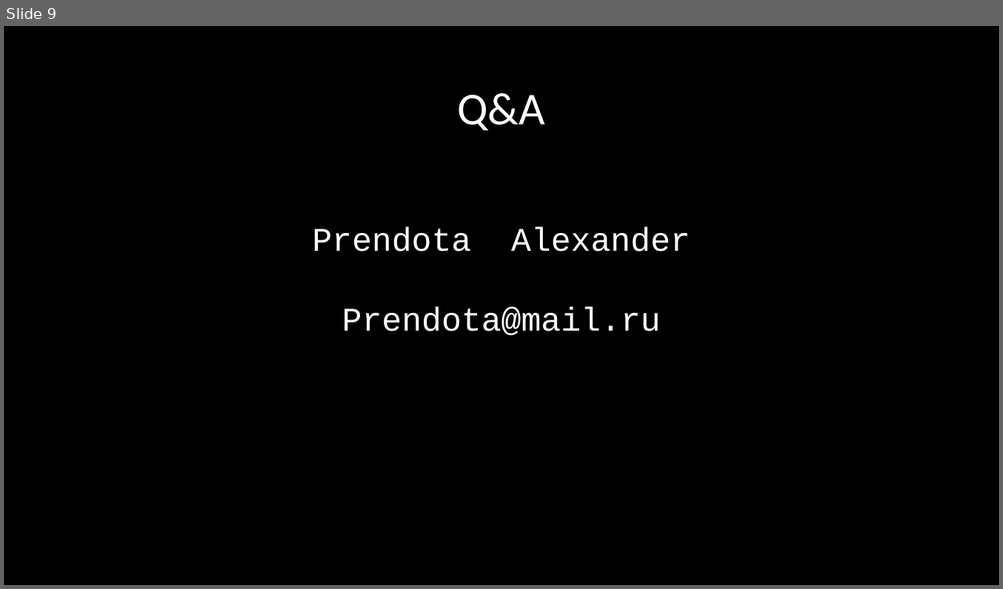
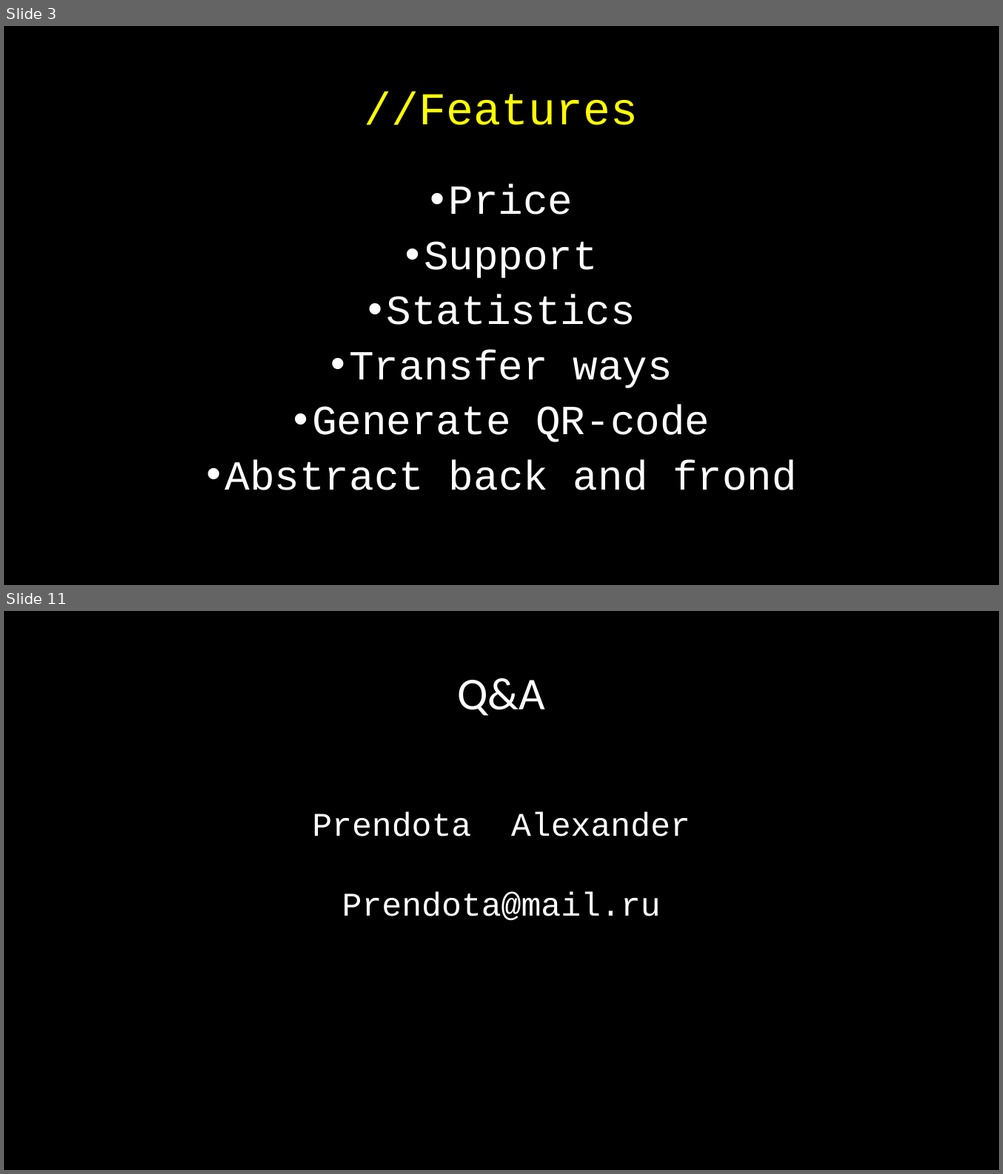
Before and after one commit to AlexanderPrendota/Schweizerische-Bundesbahnen, a slide deck: Project plan/The final All Hands Meeting.pptx. Shown one above the other, each under a label of ours: slide 9 before the commit, slides 3 and 11 after it; the slides between them are not shown. The pictures are 1003x589 and 1003x1174 pixels, drawn with LibreOffice and Linux fonts; fonts in the diff are those of the drawing. Boxes give left, top, right and bottom in pixels: in the first picture for what was removed or moved away, otherwise in the second. Text is boxed around its words. In the diff, an @@ line names an element or a change of style, - is before the commit and + after.

```diff
--- a/Project plan/The final All Hands Meeting.pptx
+++ b/Project plan/The final All Hands Meeting.pptx
@@ slide 3 added at box(4, 26, 999, 585), background #000000 @@
@@ title added at box(364, 92, 638, 125), 44 pt, text #FFFF00 @@
+//Features
@@ text added at box(225, 184, 797, 491), 40 pt, text #FFFFFF @@
+• Price
+• Support
+• Statistics
+• Transfer ways
+• Generate QR-code
+• Abstract back and frond
@@ what was slide 9 is now slide 11 @@
```
Also in this commit, not shown: 4 slides changed, 5 other slides added, 4 slides removed, 5 other files.
